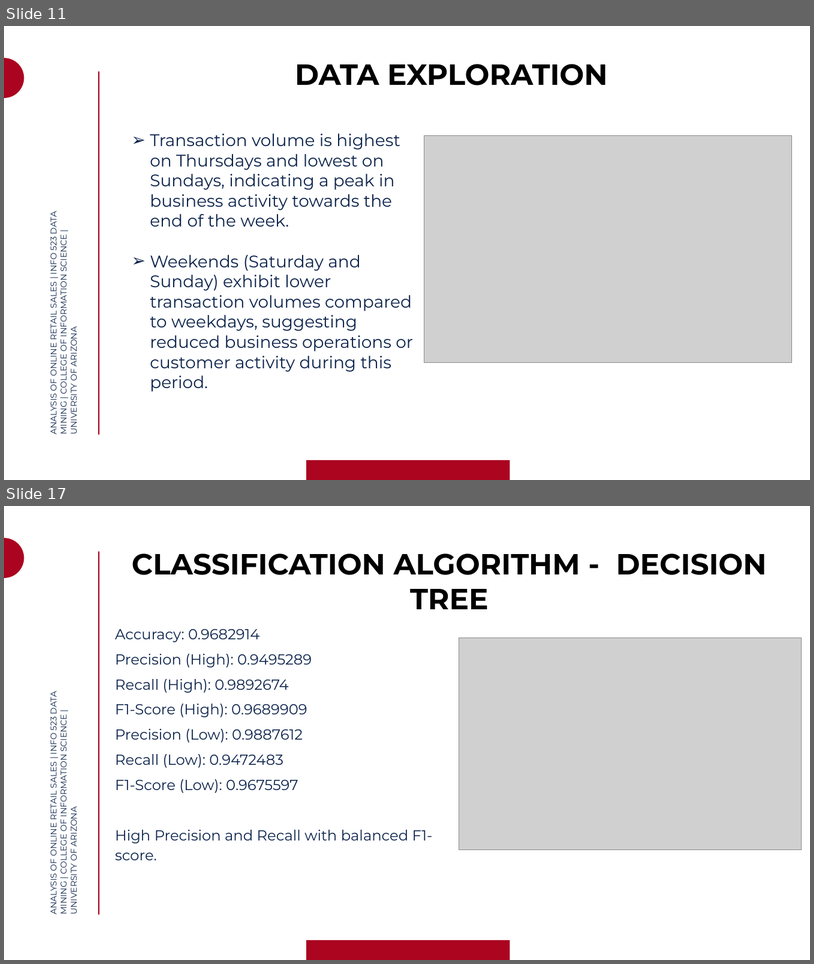
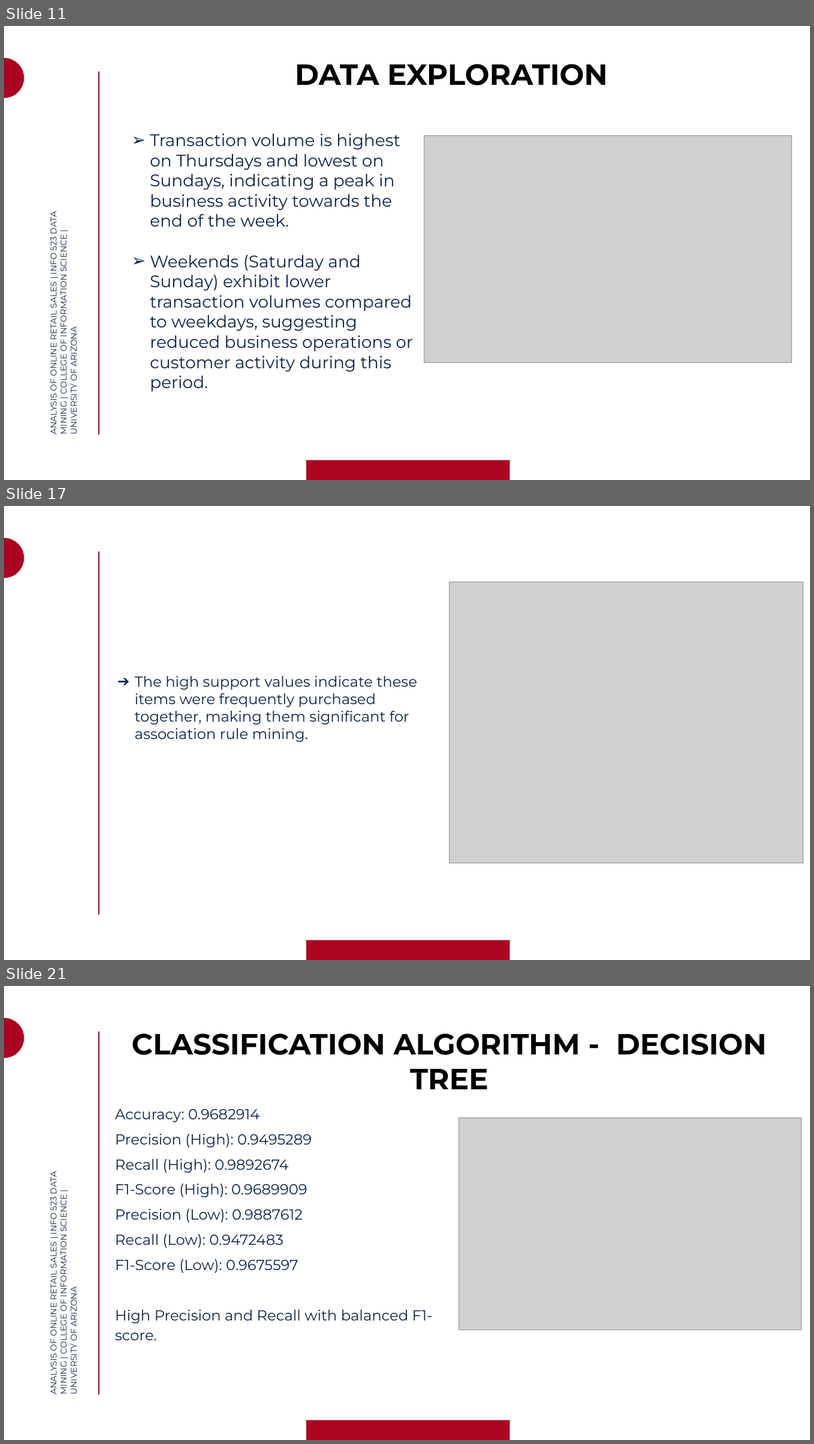
Before and after one commit to praagnya08/INFO-523, a slide deck: INFO 523 DATA MINING PRESENTATION GROUP 6.pptx. Shown one above the other, each under a label of ours: slides 11 and 17 before the commit, slides 11, 17 and 21 after it; the slides between them are not shown. The pictures are 814x964 and 814x1444 pixels, drawn with LibreOffice and Linux fonts; fonts in the diff are those of the drawing; grey boxes stand for pictures; background and template pictures are left out. Boxes give left, top, right and bottom in pixels: in the first picture for what was removed or moved away, otherwise in the second. Text is boxed around its words. In the diff, an @@ line names an element or a change of style, - is before the commit and + after.

```diff
--- a/INFO 523 DATA MINING PRESENTATION GROUP 6.pptx
+++ b/INFO 523 DATA MINING PRESENTATION GROUP 6.pptx
@@ slide 17 added at <box>4,506,810,960</box>, background #FFFFFF; not listed: 3 template elements that a slide beside it also shows @@
@@ picture added at <box>450,582,803,862</box> @@
@@ text added at <box>135,676,417,742</box>, 26 pt, text #0C234B @@
+➔ The high support values indicate these items were frequently purchased together, making them significant for association rule mining.
@@ what was slide 17 is now slide 21 @@
```
Also in this commit, not shown: 7 slides changed, 4 other slides added.
